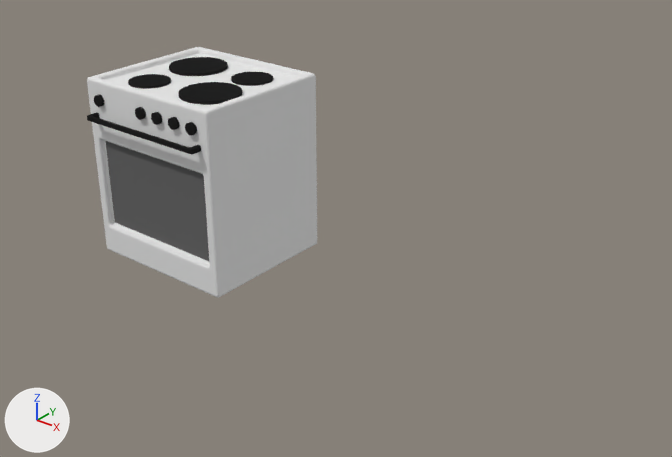
Before and after pictures for a commit that changed the Blender file Escape/Assets/Objects/E_Herd/E_Herd.blend.
One viewpoint serves both versions: a camera (50 mm lens) standing at (3.49, -3.25, 2.4) and looking at (0.91, -0.02, 0.4). The lights are fixed; the arrows at lower left show +X, +Y and +Z.

Script lines for the objects in view, before the commit:
```python
ob_cylinder = bpy.data.objects.new('Cylinder', me_cylinder_006)
ob_cylinder.parent = ob_empty
ob_cylinder.location = (0.207, -0.141, 0.964)
ob_cylinder.scale = (0.158, 0.158, 0.015)
ob_cylinder_001 = bpy.data.objects.new('Cylinder.001', me_cylinder_013)
ob_cylinder_001.parent = ob_empty
ob_cylinder_001.location = (-0.184, 0.151, 0.964)
ob_cylinder_001.scale = (0.158, 0.158, 0.015)
ob_cylinder_002 = bpy.data.objects.new('Cylinder.002', me_cylinder_008)
ob_cylinder_002.parent = ob_empty
ob_cylinder_002.location = (0.194, 0.174, 0.964)
ob_cylinder_002.scale = (0.109, 0.109, 0.0119)
ob_cylinder_003 = bpy.data.objects.new('Cylinder.003', me_cylinder_014)
ob_cylinder_003.parent = ob_empty
ob_cylinder_003.location = (-0.187, -0.192, 0.964)
ob_cylinder_003.scale = (0.109, 0.109, 0.0119)
ob_gehaeuse = bpy.data.objects.new('Gehaeuse', me_cube)
ob_gehaeuse.parent = ob_empty
ob_gehaeuse.location = (0.0, 0.0, 0.5)
ob_gehaeuse.scale = (0.444, 0.4, 0.5)
ob_griff = bpy.data.objects.new('Griff', me_cube_001)
ob_griff.parent = ob_empty
ob_griff.location = (0.0, 0.0, 0.0)
ob_griff.scale = (0.867, 1.0, 1.0)
ob_schalter = bpy.data.objects.new('Schalter', me_cylinder)
ob_schalter.parent = ob_empty
ob_schalter.location = (-0.0187, -0.39, 0.898)
ob_schalter.rotation_euler = (1.571, 0.0, 0.0)  # degrees (90, 0, 0)
ob_schalter.scale = (0.0301, 0.0301, 0.0301)
# also in view: 'Fenster' at (0.0, -0.37, 0.42)
```
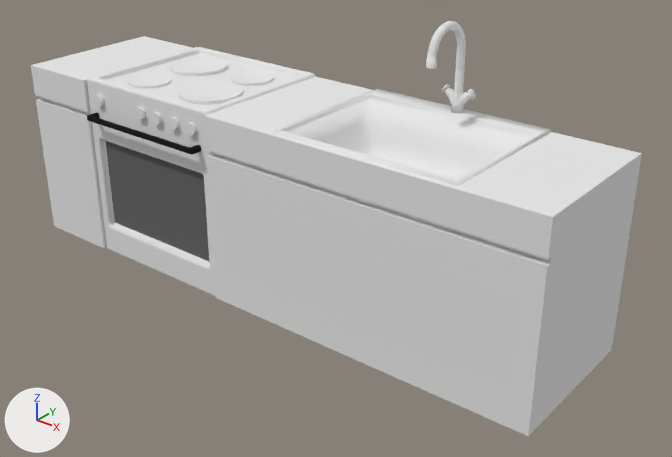
Patch to the scene script:
```diff
--- a/Escape/Assets/Objects/E_Herd/E_Herd.blend.py
+++ b/Escape/Assets/Objects/E_Herd/E_Herd.blend.py
@@ me_cylinder_014 @@
 me_cylinder_014.from_pydata(...)  # 96 vertices, 65 faces; spans x -1.0..1.0, y -1.0..1.0, z -1.0..1.64
-me_cylinder_014.materials.append(mat_material_002)  # black #222222
+me_cylinder_014.materials.append(mat_platte)  # white #e7e7e7
@@ me_cylinder_013 @@
 me_cylinder_013.from_pydata(...)  # 96 vertices, 65 faces; spans x -1.0..1.0, y -1.0..1.0, z -1.0..1.64
-me_cylinder_013.materials.append(mat_material_002)  # black #222222
+me_cylinder_013.materials.append(mat_platte)  # white #e7e7e7
@@ me_cylinder_008 @@
 me_cylinder_008.from_pydata(...)  # 96 vertices, 65 faces; spans x -1.0..1.0, y -1.0..1.0, z -1.0..1.64
-me_cylinder_008.materials.append(mat_material_002)  # black #222222
+me_cylinder_008.materials.append(mat_platte)  # white #e7e7e7
@@ me_cylinder_006 @@
 me_cylinder_006.from_pydata(...)  # 96 vertices, 65 faces; spans x -1.0..1.0, y -1.0..1.0, z -1.0..1.64
-me_cylinder_006.materials.append(mat_material_002)  # black #222222
+me_cylinder_006.materials.append(mat_platte)  # white #e7e7e7
@@ me_cylinder @@
 me_cylinder.from_pydata(...)  # 320 vertices, 165 faces; spans x -11.6..13.0, y -1.0..1.0, z -1.0..1.0
-me_cylinder.materials.append(mat_material_002)  # black #222222
+me_cylinder.materials.append(mat_schalter)  # white #e7e7e7
@@ me_cube @@
 # used by ob_gehaeuse; parent = ob_empty; location = (0.0, 0.0, 0.5); scale = (0.444, 0.4, 0.5)
-me_cube.from_pydata(...)  # 400 vertices, 389 faces; spans x -1.0..1.0, y -1.0..1.0, z -1.0..1.0
-me_cube.materials.append(mat_material)  # white #e7e7e7
+me_cube.from_pydata(...)  # 472 vertices, 460 faces; spans x -2.03..4.99, y -1.04..1.0, z -1.0..1.0
+# me_cube part 1
+# 2 faces are deleted
+# 12 new vertices lie (0.91, 0.0, 0.0) away from vertices in x 1.0, y -0.97..0.97, z -0.97..0.97
+# 12 new vertices lie (-1.03, 0.0, 0.0) away from vertices in x -1.0, y -0.97..0.97, z -0.97..0.97
+# 16 new vertices lie (0.0, -0.07, 0.0) away from vertices in x -2.03..1.91, y -0.97, z -0.97..0.97
+# 16 new vertices lie (2.14, 0.0, 0.0) away from vertices in x 1.91, y -1.04..0.97, z -0.97..0.97
+# 16 new vertices lie (0.94, 0.0, 0.0) away from vertices in x 4.05, y -1.04..0.97, z -0.97..0.97
+# 73 new faces join them
+me_cube.materials.append(mat_verkleidung)  # white #e7e7e7
@@ ob_spuelbecken @@
+ob_spuelbecken = bpy.data.objects.new('Spuelbecken', me_cube_003)  # 108 vertices, 109 faces; spans x 1.91..4.05, y -0.97..0.97, z 0.53..1.0; in mat_spuele (white #e7e7e7)
+ob_spuelbecken.parent = ob_empty
+ob_spuelbecken.location = (0.0, 0.0, 0.5)
+ob_spuelbecken.scale = (0.444, 0.4, 0.5)
@@ ob_wasserhahm @@
+ob_wasserhahm = bpy.data.objects.new('Wasserhahm', me_circle)  # 1056 vertices, 994 faces; spans x -0.112..0.112, y -0.194..0.19, z -0.294..0.294; in mat_material (white #e7e7e7)
+ob_wasserhahm.location = (1.343, 0.229, 1.212)
+ob_wasserhahm.scale = (0.77, 0.77, 0.77)
```

What differs and where, as boxes (x1, y1, x2, y2) in the pictures (672 x 457 px):
'Gehaeuse', reshaped (165% wider, 59% taller)
    before: (87, 47, 317, 298)
    after: (31, 36, 642, 436)
'Spuelbecken', added
    after: (273, 89, 551, 186)
'Wasserhahm', added
    after: (426, 21, 476, 113)
'Cylinder', recoloured (black to white)
    both: (178, 82, 242, 105)
'Cylinder.001', recoloured (black to white)
    both: (169, 57, 228, 76)
'Schalter', recoloured (black to white)
    both: (94, 94, 197, 135)
'Cylinder.003', recoloured (black to white)
    both: (128, 74, 171, 89)
'Cylinder.002', recoloured (black to white)
    both: (231, 72, 273, 86)
part 1 of me_cube, built on
    before: (208, 77, 317, 296)
    after: (31, 36, 642, 436)
